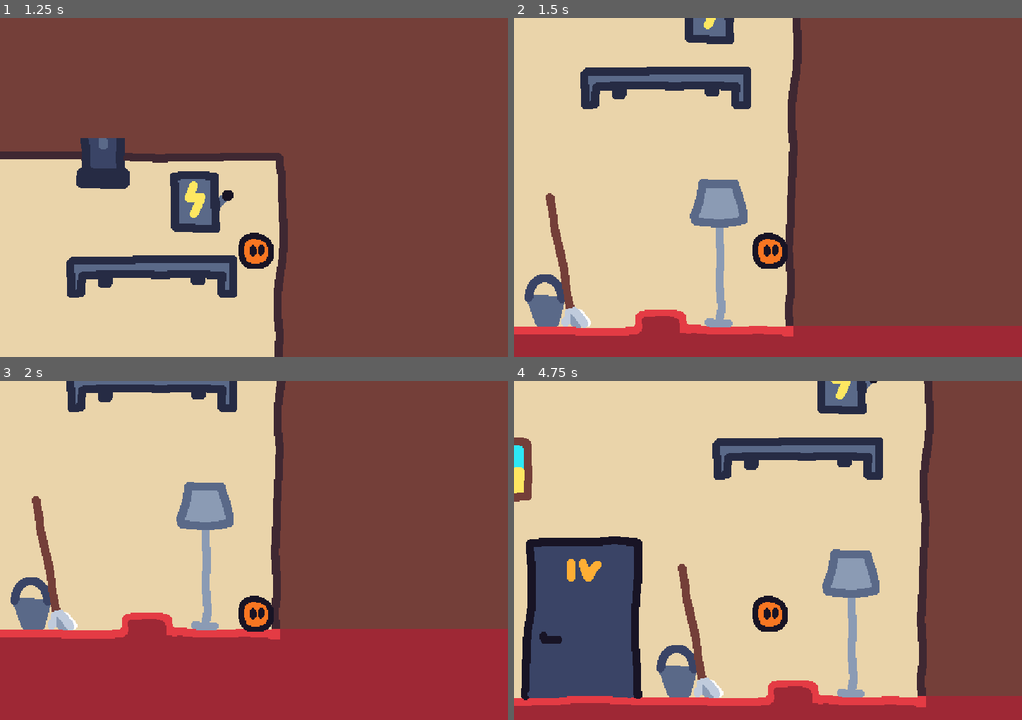
Above: before the commit, frames 1-4 (two rows, left to right).
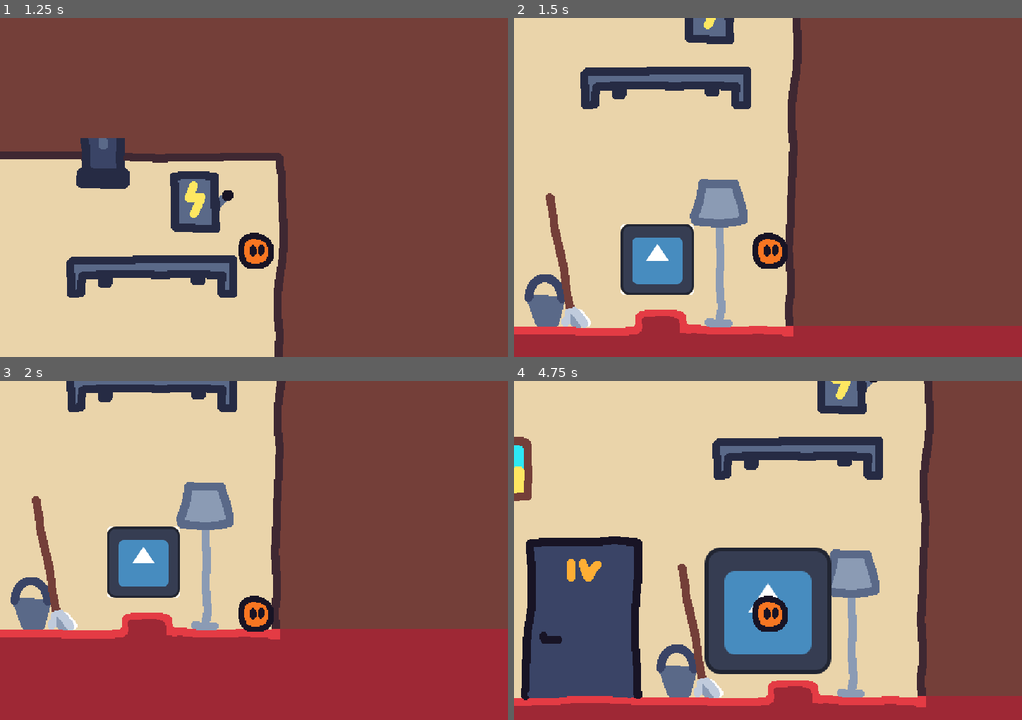
Above: after the commit, the same moments.

Repository: Jinrty/beest
Game: Godot game, scene res://main.tscn
Same seed, same stepped clock (60 frames per second), same inputs: the game is played once before the commit and once after it. The engine's default icon, where the game draws it, is replaced by a stand-in: a white triangle on a blue panel in a dark square.
Inputs (mouse positions are in pixels of both pictures, inside the frame that each line leads up to):
- Up to frame 1 (1.25 s): tap Enter at 0.5 s; move the mouse to (365, 170) at 0.52 s; hold D (move_right) from 0.53 s (still down); tap S (change_item, bound only after the commit) at 0.6 s; click (365, 170) at 0.67 s; tap Space (jump) at 0.77 s
- Up to frame 2 (1.5 s): keep holding D (move_right); move the mouse to (666, 204) at 1.27 s; tap E (interact) at 1.35 s
- Up to frame 3 (2 s): keep holding D (move_right); tap Space (jump) at 1.52 s; tap S (change_item, bound only after the commit) at 1.55 s
- Up to frame 4 (4.75 s): tap Space (jump) at 2, 3.02, 3.77, 4.52 s; move the mouse to (818, 475) at 2.02 s; release D (move_right) at 2.03 s; hold Left (move_left) 2.03-2.78 s; tap S (change_item, bound only after the commit) at 2.1, 3.05, 3.8, 4.35 s; move the mouse to (742, 618) at 2.77 s; hold D (move_right) 2.78-4.28 s; tap Alt at 2.85 s; click (742, 618) at 2.92 s; move the mouse to (920, 601) at 3.52 s; tap Shift at 3.6 s; move the mouse to (615, 499) at 4.27 s; hold Left (move_left) from 4.28 s (still down)

Frame 1 is identical in both runs. In frame 2, 3.0% of the frame differs, in the area x 20-36%, y 60-82%; in frame 3, 3.0%; in frame 4, 8.7%, in the area x 0-82%, y 0-96%.

Commit message:
Basic item logic and some small tweaks
- added items
- added inventory
- player can change items in inventory
- cleared a litle
- made (stole from guy on yt) outline shader for items

Diff:
--- /dev/null
+++ b/Item.gd
@@ -0,0 +1,19 @@
+@tool
+extends Node2D
+
+@export var title: String
+@export var sprite: Texture2D:
+	set(value):
+		sprite = value
+		$Sprite2D.texture = value
+
+func _ready() -> void:
+	get_parent().set_editable_instance(self, true)
+	$Pickable/CollisionShape2D.shape = $Pickable/CollisionShape2D.shape.duplicate()
+
+
+func _on_area_2d_body_entered(body: Node2D) -> void:
+	if(body.name == "Player"):
+		var copy = self.duplicate()
+		body.add_item(copy)
+		queue_free()
--- /dev/null
+++ b/itemOutline.gdshader
@@ -0,0 +1,35 @@
+shader_type canvas_item;
+
+uniform vec4 color : source_color = vec4(1.0);
+uniform int pixels_to_check = 1;
+uniform int center_distance_cap = 1;
+
+bool has_neighbor(vec2 uv, vec2 texture_pixel_size, sampler2D sprite_texture){
+
+	for (int x = -pixels_to_check; x < pixels_to_check + 1; x += 1){
+		for (int y = -pixels_to_check; y < pixels_to_check + 1; y += 1){
+			if(x == 0 && y == 0){
+				continue;
+			}
+
+			if(abs(x) + abs(y) > center_distance_cap){
+				continue;
+			}
+
+			vec2 xy = vec2(float(x), float(y));
+			vec2 sprite_coordinates = uv + xy * texture_pixel_size;
+
+			if (texture(sprite_texture, sprite_coordinates).a > 0.1){
+				return true;
+			}
+		}
+	}
+
+	return false;
+}
+
+void fragment() {
+	if (COLOR.a == .0 && has_neighbor(UV, TEXTURE_PIXEL_SIZE, TEXTURE)){
+		COLOR = color;
+	}
+}
--- a/main.tscn
+++ b/main.tscn
@@ -1,9 +1,9 @@
-[gd_scene load_steps=44 format=3 uid="uid://4tt01l71fff2"]
-
-[ext_resource type="PackedScene" uid="uid://dpmnucvcojqt1" path="res://player.tscn" id="1_duym8"]
-[ext_resource type="PackedScene" uid="uid://ddumcdtfamlhq" path="res://door.tscn" id="3_0pimg"]
+[gd_scene load_steps=48 format=3 uid="uid://4tt01l71fff2"]
+
+[ext_resource type="PackedScene" uid="uid://dpmnucvcojqt1" path="res://scenes/player.tscn" id="1_duym8"]
+[ext_resource type="PackedScene" uid="uid://ddumcdtfamlhq" path="res://scenes/door.tscn" id="3_0pimg"]
 [ext_resource type="Texture2D" uid="uid://doldxrpmy7b6b" path="res://sprites/player room/background.png" id="4_6m1m1"]
-[ext_resource type="PackedScene" uid="uid://dmdofi7dxaihn" path="res://cushion.tscn" id="4_iivt3"]
+[ext_resource type="PackedScene" uid="uid://dmdofi7dxaihn" path="res://scenes/cushion.tscn" id="4_iivt3"]
 [ext_resource type="Texture2D" uid="uid://djsuje4wtq45m" path="res://sprites/player room/cushion2.png" id="6_7f6dn"]
 [ext_resource type="Texture2D" uid="uid://dc1lv011jvcqe" path="res://sprites/player room/cobweb.png" id="6_jjv4q"]
 [ext_resource type="Texture2D" uid="uid://bp1v2kmi5acui" path="res://sprites/player room/shelf.png" id="8_e6ipg"]
@@ -14,7 +14,7 @@
 [ext_resource type="Texture2D" uid="uid://dluqb2am15ejn" path="res://sprites/player room/lamp.png" id="12_kyhnx"]
 [ext_resource type="Texture2D" uid="uid://b3oilsvl1us7v" path="res://sprites/player room/door.png" id="13_efbsc"]
 [ext_resource type="Texture2D" uid="uid://cka4bqyjw4gwk" path="res://sprites/corridor/background.png" id="15_52vq5"]
-[ext_resource type="PackedScene" uid="uid://c8pogrne27kl2" path="res://solid_decoration.tscn" id="15_wj710"]
+[ext_resource type="PackedScene" uid="uid://c8pogrne27kl2" path="res://scenes/solid_decoration.tscn" id="15_wj710"]
 [ext_resource type="Texture2D" uid="uid://dyc0533ntolc8" path="res://sprites/corridor/pictures.png" id="17_qujqe"]
 [ext_resource type="Texture2D" uid="uid://cjv322i2d32cm" path="res://sprites/corridor/box.png" id="18_oovdx"]
 [ext_resource type="Texture2D" uid="uid://dvbhkeli6u6cg" path="res://sprites/corridor/electrical_box.png" id="19_aduyn"]
@@ -24,20 +24,22 @@
 [ext_resource type="Texture2D" uid="uid://upgdjuffhq17" path="res://sprites/corridor/stand_lamp.png" id="23_qbl3y"]
 [ext_resource type="Texture2D" uid="uid://m0g45imgbltd" path="res://sprites/corridor/pipe.png" id="24_sg2br"]
 [ext_resource type="Texture2D" uid="uid://dd051de7xipnu" path="res://sprites/corridor/door.png" id="25_jl1h0"]
-
-[sub_resource type="RectangleShape2D" id="RectangleShape2D_3kfsn"]
+[ext_resource type="PackedScene" uid="uid://dltk5unkcgfs4" path="res://scenes/item.tscn" id="26_8o6kf"]
+[ext_resource type="Texture2D" uid="uid://rs3sayxhrx5i" path="res://icon.svg" id="27_s6lmt"]
+
+[sub_resource type="RectangleShape2D" id="RectangleShape2D_s7t1r"]
 size = Vector2(79, 135)
 
-[sub_resource type="RectangleShape2D" id="RectangleShape2D_fj3bj"]
+[sub_resource type="RectangleShape2D" id="RectangleShape2D_wrv50"]
 size = Vector2(35, 11)
 
-[sub_resource type="RectangleShape2D" id="RectangleShape2D_peh8c"]
+[sub_resource type="RectangleShape2D" id="RectangleShape2D_t1k42"]
 size = Vector2(20, 11.5)
 
-[sub_resource type="RectangleShape2D" id="RectangleShape2D_yx0k4"]
+[sub_resource type="RectangleShape2D" id="RectangleShape2D_36wp4"]
 size = Vector2(44, 67)
 
-[sub_resource type="RectangleShape2D" id="RectangleShape2D_mbfla"]
+[sub_resource type="RectangleShape2D" id="RectangleShape2D_xc0ut"]
 size = Vector2(169.221, 234.305)
 
 [sub_resource type="RectangleShape2D" id="RectangleShape2D_ropw1"]
@@ -81,6 +83,14 @@
 
 [sub_resource type="RectangleShape2D" id="RectangleShape2D_cejtn"]
 size = Vector2(593, 20)
+
+[sub_resource type="CapsuleShape2D" id="CapsuleShape2D_vqs4a"]
+radius = 43.0
+height = 86.0
+
+[sub_resource type="CapsuleShape2D" id="CapsuleShape2D_q1vcv"]
+radius = 43.0
+height = 86.0
 
 [node name="Main" type="Node2D"]
 
@@ -377,6 +387,30 @@
 
 [node name="Node2D" type="Node2D" parent="."]
 position = Vector2(123, -172)
+
+[node name="Bucket" parent="." instance=ExtResource("26_8o6kf")]
+position = Vector2(856, 1254)
+title = "Test taki"
+sprite = ExtResource("20_fk75h")
+
+[node name="Sprite2D" parent="Bucket" index="0"]
+position = Vector2(10, 0)
+texture = ExtResource("20_fk75h")
+
+[node name="CollisionShape2D" parent="Bucket/Pickable" index="0"]
+shape = SubResource("CapsuleShape2D_vqs4a")
+
+[node name="Error" parent="." instance=ExtResource("26_8o6kf")]
+position = Vector2(1329, 1312)
+title = "Error"
+sprite = ExtResource("27_s6lmt")
+
+[node name="Sprite2D" parent="Error" index="0"]
+position = Vector2(-2, -6)
+scale = Vector2(0.578125, 0.5625)
+
+[node name="CollisionShape2D" parent="Error/Pickable" index="0"]
+shape = SubResource("CapsuleShape2D_q1vcv")
 
 [editable path="Player_room/Solid Decorations/Shelf"]
 [editable path="Player_room/Solid Decorations/Step 1"]
@@ -390,3 +424,5 @@
 [editable path="Corridor_end/Solid Decorations/Lamp"]
 [editable path="Corridor_end/Solid Decorations/Solid Decoration"]
 [editable path="Corridor_end/Funky/Door player coridor"]
+[editable path="Bucket"]
+[editable path="Error"]
--- a/player.gd
+++ b/player.gd
@@ -10,12 +10,17 @@
 var time_in_air:float = 0.0
 var direction:int
 var jump_pause:bool = false
+var can_move:bool = true
 
-var can_move:bool = true
+var inventory:Array = []
+var current_item:int = 0
 
 func take_input() -> void:
 	if (can_move == false):
 		return
+
+	if Input.is_action_just_pressed("change_item"):
+		change_item()
 
 	direction = Input.get_axis("move_left", "move_right")
 
@@ -26,6 +31,25 @@
 			$Jump_buffering.start()
 			buffer_jump = true
 
+func add_item(item):
+	inventory.append(item)
+	current_item = inventory.size() -1
+	hold_item(item)
+	print(inventory[0].title)
+	print(inventory)
+
+func hold_item(item):
+	$Holded_item.texture = item.sprite
+
+func change_item():
+	if (inventory.is_empty()):
+		return
+	if (current_item == inventory.size() - 1):
+		current_item = 0
+	else:
+		current_item += 1
+
+	hold_item(inventory[current_item ])
 
 func jump() -> void:
 	if(jump_pause == false):
--- a/project.godot
+++ b/project.godot
@@ -53,6 +53,12 @@
 "events": [Object(InputEventKey,"resource_local_to_scene":false,"resource_name":"","device":-1,"window_id":0,"alt_press …(192 unchanged characters)…
 ]
 }
+change_item={
+"deadzone": 0.5,
+"events": [Object(InputEventKey,"resource_local_to_scene":false,"resource_name":"","device":-1,"window_id":0,"alt_pressed":false,"shift_pressed":false,"ctrl_pressed":false,"meta_pressed":false,"pressed":false,"keycode":0,"physical_keycode":83,"key_label":0,"unicode":115,"location":0,"echo":false,"script":null)
+, Object(InputEventKey,"resource_local_to_scene":false,"resource_name":"","device":-1,"window_id":0,"alt_pressed":false,"shift_pressed":false,"ctrl_pressed":false,"meta_pressed":false,"pressed":false,"keycode":0,"physical_keycode":4194322,"key_label":0,"unicode":0,"location":0,"echo":false,"script":null)
+]
+}
 
 [rendering]
 
--- /dev/null
+++ b/scenes/item.tscn
@@ -0,0 +1,30 @@
+[gd_scene load_steps=6 format=3 uid="uid://dltk5unkcgfs4"]
+
+[ext_resource type="Script" path="res://Item.gd" id="1_aplyw"]
+[ext_resource type="Texture2D" uid="uid://rs3sayxhrx5i" path="res://icon.svg" id="1_cqgir"]
+[ext_resource type="Shader" path="res://itemOutline.gdshader" id="2_nv41q"]
+
+[sub_resource type="ShaderMaterial" id="ShaderMaterial_0t8ic"]
+shader = ExtResource("2_nv41q")
+shader_parameter/color = Color(1, 1, 1, 1)
+shader_parameter/pixels_to_check = 4
+shader_parameter/center_distance_cap = 4
+
+[sub_resource type="CapsuleShape2D" id="CapsuleShape2D_02f7r"]
+radius = 43.0
+height = 86.0
+
+[node name="Item" type="Node2D"]
+script = ExtResource("1_aplyw")
+
+[node name="Sprite2D" type="Sprite2D" parent="."]
+material = SubResource("ShaderMaterial_0t8ic")
+texture = ExtResource("1_cqgir")
+
+[node name="Pickable" type="Area2D" parent="."]
+
+[node name="CollisionShape2D" type="CollisionShape2D" parent="Pickable"]
+shape = SubResource("CapsuleShape2D_02f7r")
+
+[connection signal="body_entered" from="Pickable" to="." method="_on_area_2d_body_entered"]
+[connection signal="body_exited" from="Pickable" to="." method="_on_area_2d_body_exited"]
--- /dev/null
+++ b/scenes/npc.tscn
@@ -0,0 +1,16 @@
+[gd_scene load_steps=3 format=3 uid="uid://kfn13qgns7pr"]
+
+[ext_resource type="Texture2D" uid="uid://gnv2kn40i8i3" path="res://sprites/player room/player.png" id="1_b6dj0"]
+
+[sub_resource type="CircleShape2D" id="CircleShape2D_17e7f"]
+radius = 17.0
+
+[node name="NPC" type="CharacterBody2D"]
+
+[node name="Sprite2D" type="Sprite2D" parent="."]
+modulate = Color(0.000432792, 0.282068, 0.889762, 1)
+position = Vector2(-2, -3)
+texture = ExtResource("1_b6dj0")
+
+[node name="CollisionShape2D" type="CollisionShape2D" parent="."]
+shape = SubResource("CircleShape2D_17e7f")
--- a/player.tscn
+++ b/scenes/player.tscn
@@ -19,6 +19,8 @@
 
 [node name="Player" type="CharacterBody2D"]
 script = ExtResource("1_rgbci")
+
+[node name="Holded_item" type="Sprite2D" parent="."]
 
 [node name="AnimatedSprite2D" type="AnimatedSprite2D" parent="."]
 texture_filter = 1
Not shown: 11 places in main.tscn that only renumber resources
Renamed: cushion.tscn -> scenes/cushion.tscn
Not shown: 2 places in scenes/door.tscn that only renumber resources
Not shown: 1 places in scenes/interact.tscn that only renumber resources
Not shown: 2 places in scenes/solid_decoration.tscn that only renumber resources
